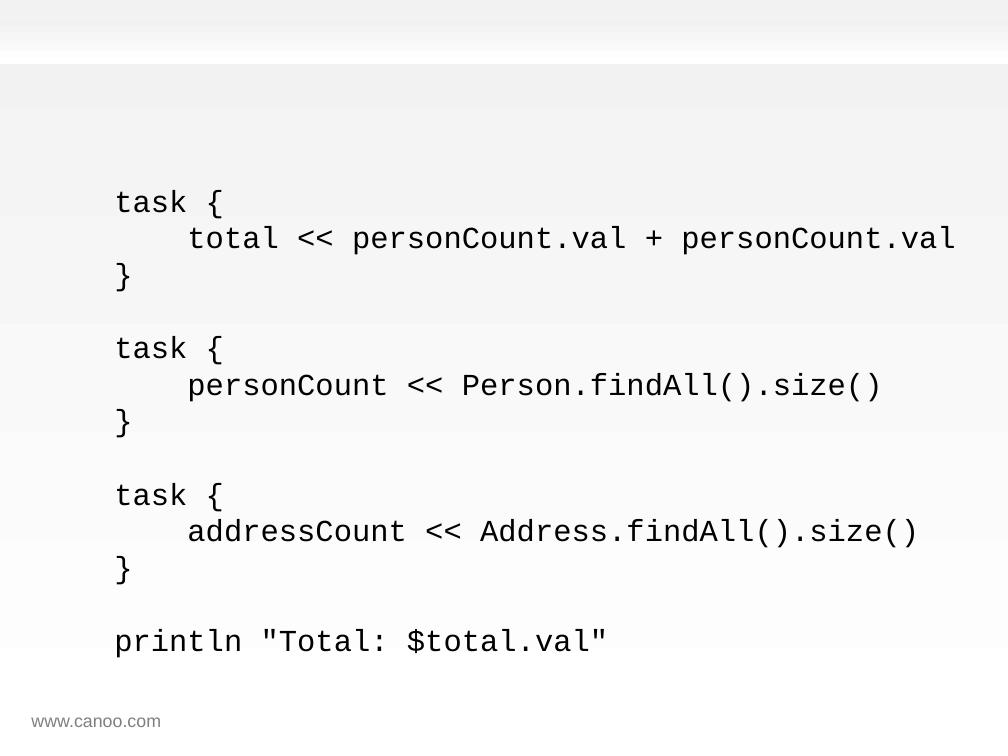
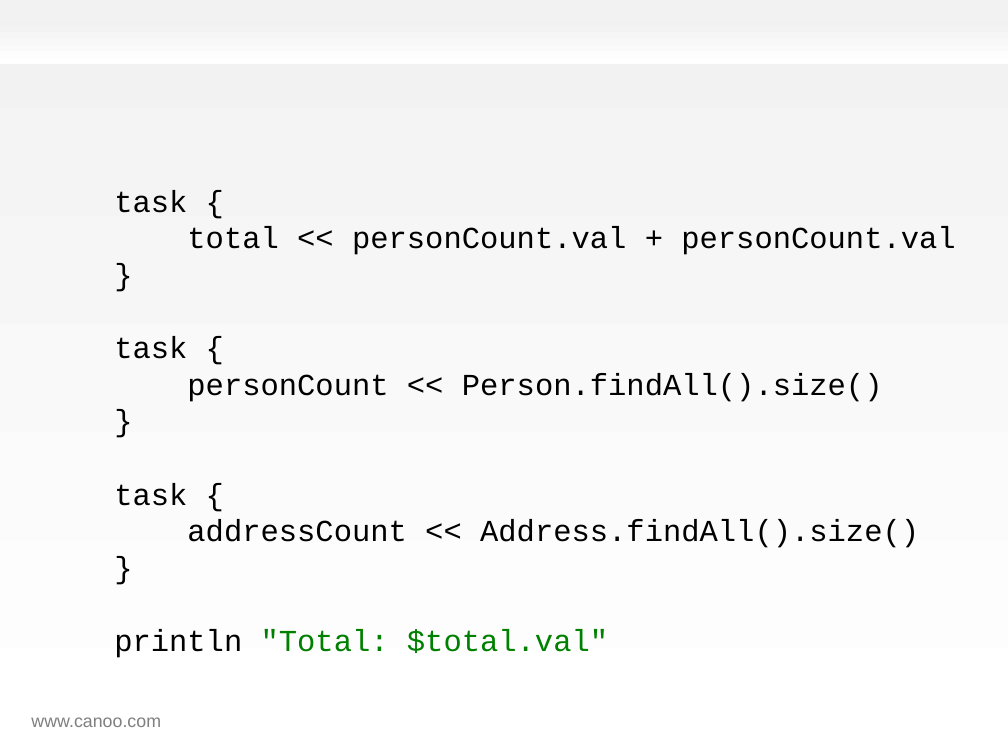
Before and after one commit to HamletDRC/presentations, a slide deck: slide 137 of effectivegroovy/effectivegroovy_gr82011.odp (slide 102 before the commit). Drawn at 1008x756 pixels with LibreOffice and Linux fonts; fonts in the diff are those of the drawing; background and template pictures are left out. Boxes give left, top, right and bottom in pixels: in the first picture for what was removed or moved away, otherwise in the second. Text is boxed around its words. In the diff, an @@ line names an element or a change of style, - is before the commit and + after.

```diff
--- a/effectivegroovy/effectivegroovy_gr82011.odp
+++ b/effectivegroovy/effectivegroovy_gr82011.odp
@@ text "task { total << personCount.val ..." at <box>114,190,955,658</box>: text colour #000000 to #008000 in ""Total: $total.val"" @@
```
Also in this commit, not shown: 9 other slides changed, 35 slides added, 5 other files.
